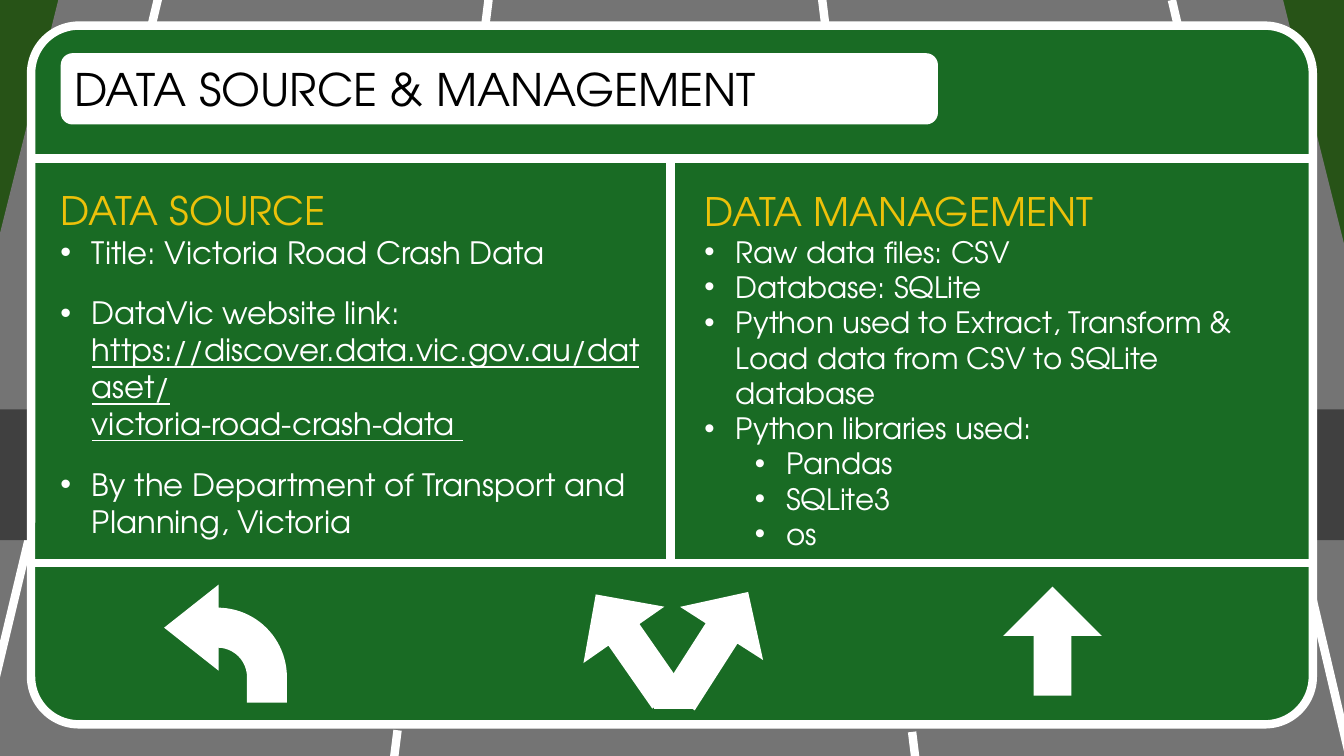
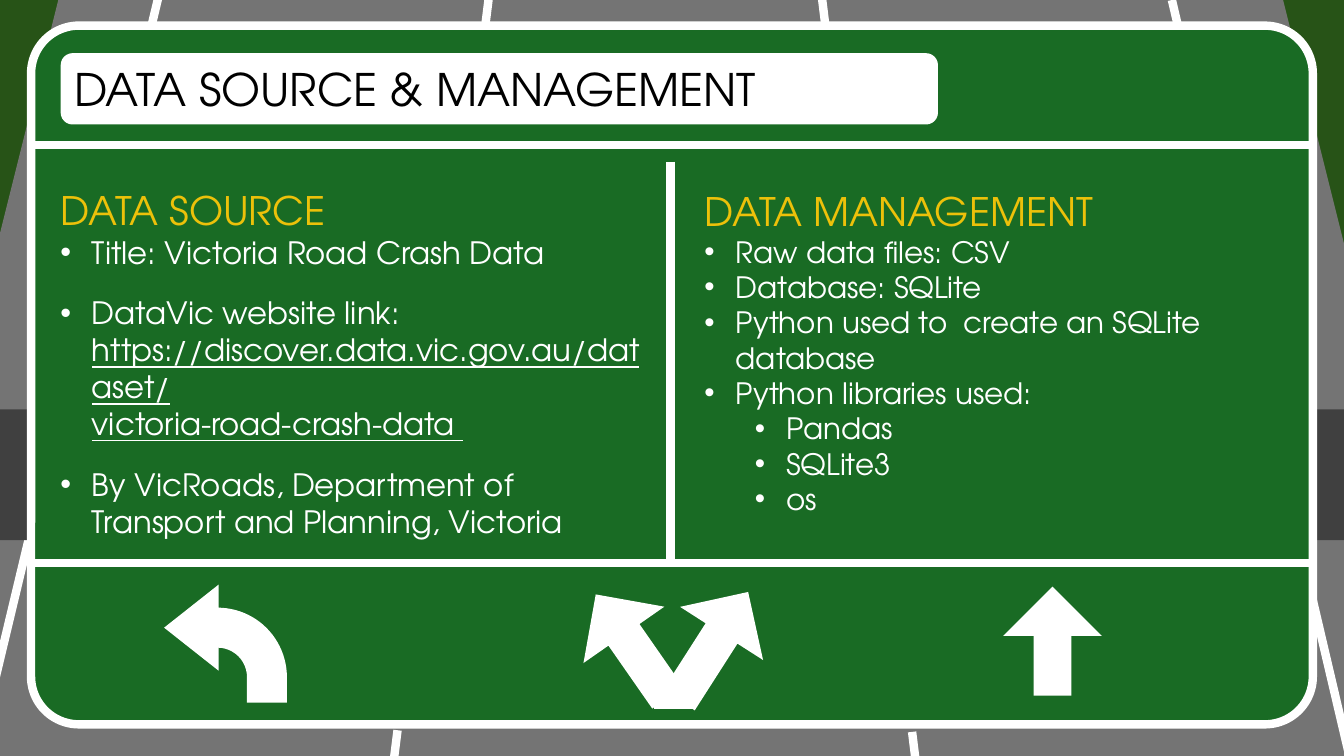
Before and after one commit to RealFakeDoor/Victoria_Road_Crash_Analysis, a slide deck: slide 4 of Presentation/car_crash_slide.pptx (slide 3 before the commit). Drawn at 1344x756 pixels with LibreOffice and Linux fonts; fonts in the diff are those of the drawing. Boxes give left, top, right and bottom in pixels: in the first picture for what was removed or moved away, otherwise in the second. Text is boxed around its words. In the diff, an @@ line names an element or a change of style, - is before the commit and + after.

```diff
--- a/Presentation/car_crash_slide.pptx
+++ b/Presentation/car_crash_slide.pptx
@@ line moved from (31, 158) - (1313, 158) to (35, 145) - (1317, 145) @@
@@ text at [736,311,1200,383]: text changed @@
-• Python used to Extract, Transform & Load data from CSV to SQLite database
+• Python used to create an SQLite database
@@ text at [92,473,563,540]: text changed @@
-• By the Department of Transport and Planning, Victoria
+• By VicRoads, Department of Transport and Planning, Victoria
```
Also in this commit, not shown: 4 other slides changed, 1 slide added.
